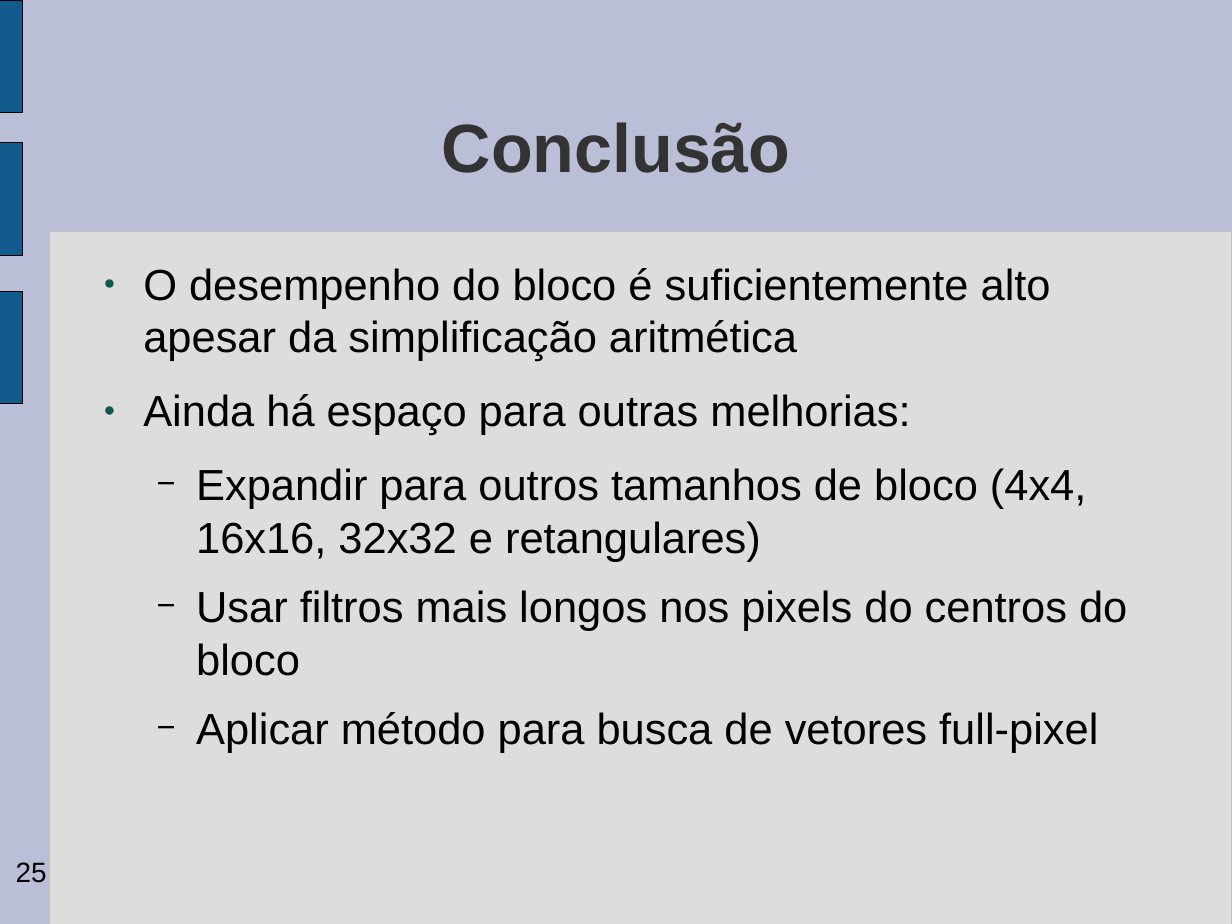
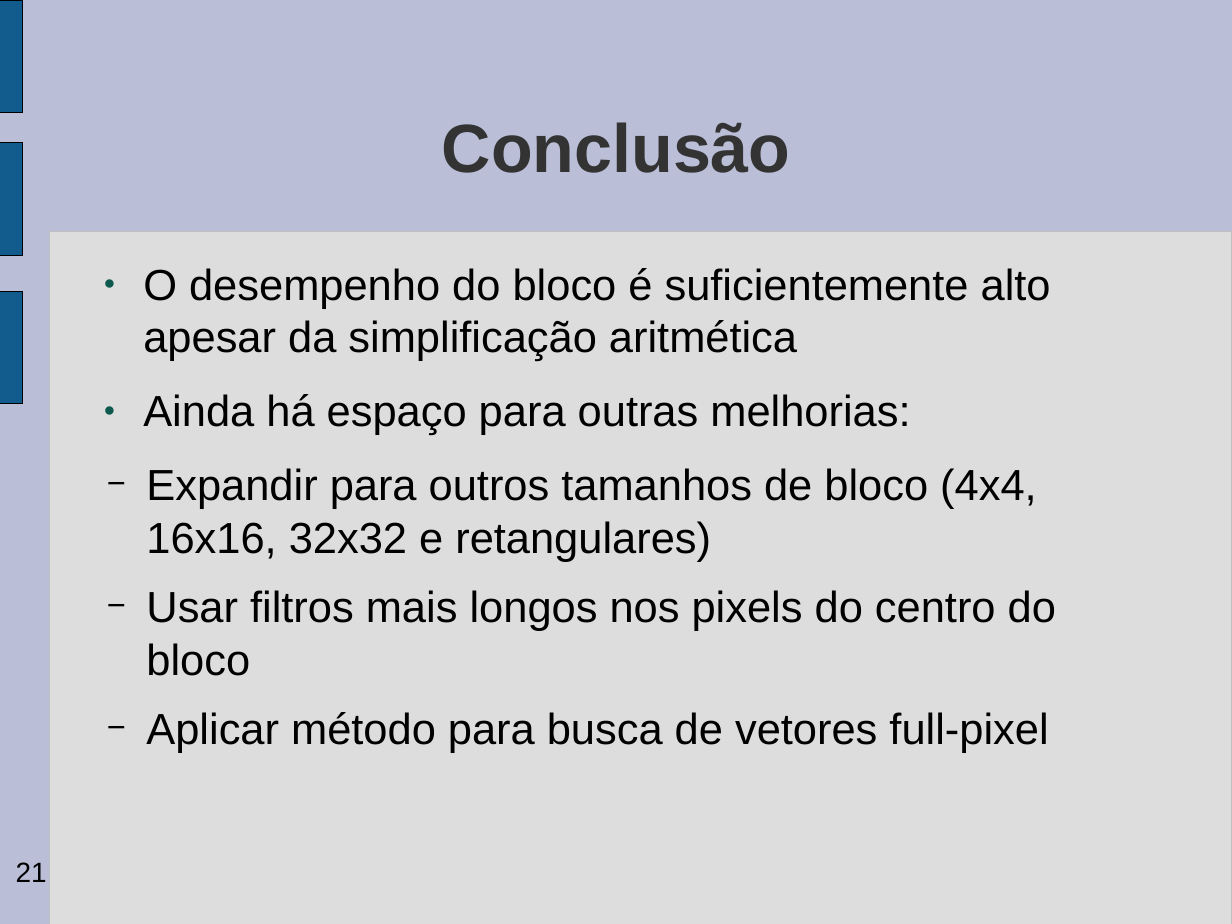
Before and after one commit to gabrieldiego/tg, a slide deck: slide 21 of artigo/apresentacao-tg2.odp (slide 25 before the commit). Drawn at 1232x924 pixels with LibreOffice and Linux fonts; fonts in the diff are those of the drawing; background and template pictures are left out. Boxes give left, top, right and bottom in pixels: in the first picture for what was removed or moved away, otherwise in the second. Text is boxed around its words. In the diff, an @@ line names an element or a change of style, - is before the commit and + after.

```diff
--- a/artigo/apresentacao-tg2.odp
+++ b/artigo/apresentacao-tg2.odp
@@ text at <box>146,468,1048,753</box>: indent changed @@
@@ text at <box>146,590,1056,676</box>: text changed @@
-  − Usar filtros mais longos nos pixels do centros do bloco
+  − Usar filtros mais longos nos pixels do centro do bloco
@@ page number at <box>16,862,47,882</box>: text changed @@
-25
+21
```
Also in this commit, not shown: 10 other slides changed, 4 slides added, 8 slides removed.
